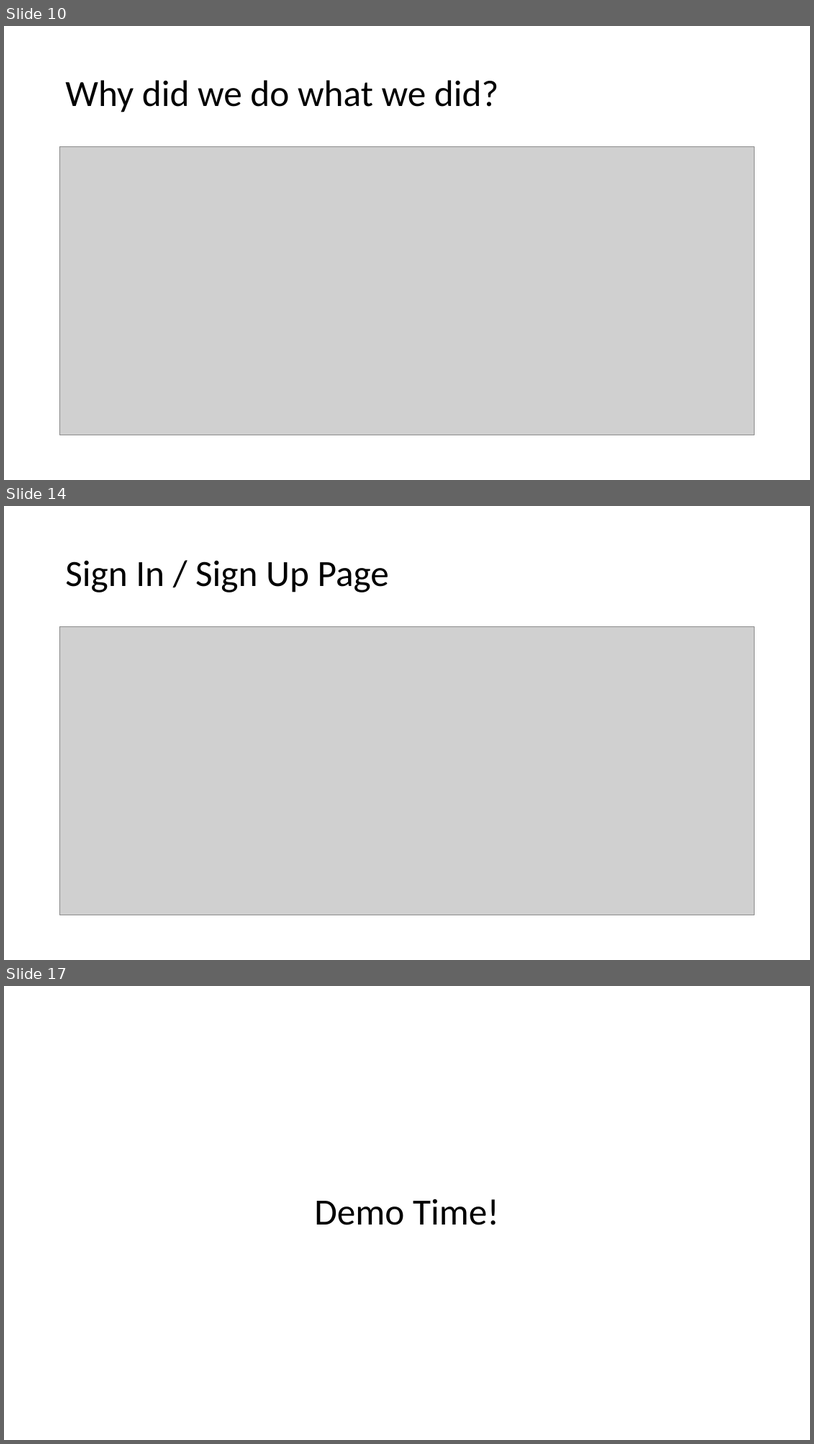
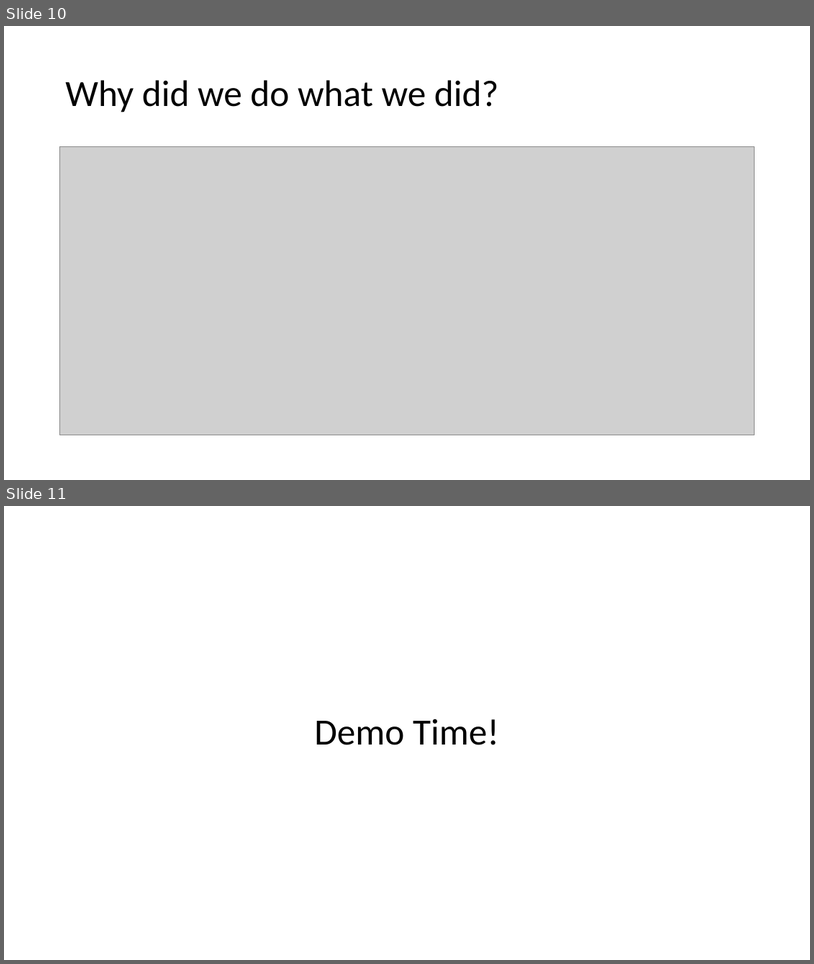
Before and after one commit to Jacobchapman99/ENSE-374-Group07-Project, a slide deck: Milestone4/Milestone 4.ppt. Shown one above the other, each under a label of ours: slides 10, 14 and 17 before the commit, slides 10 and 11 after it; the slides between them are not shown. The pictures are 814x1444 and 814x964 pixels, drawn with LibreOffice and Linux fonts; fonts in the diff are those of the drawing; grey boxes stand for pictures. Boxes give left, top, right and bottom in pixels: in the first picture for what was removed or moved away, otherwise in the second. Text is boxed around its words. In the diff, an @@ line names an element or a change of style, - is before the commit and + after.

```diff
--- a/Milestone4/Milestone 4.ppt
+++ b/Milestone4/Milestone 4.ppt
@@ slide 14 removed at [4,506,810,960], background #FFFFFF @@
@@ title removed at [65,560,389,592] @@
-Sign In / Sign Up Page
@@ picture removed at [59,627,755,915] @@
@@ what was slide 17 is now slide 11 @@
```
Also in this commit, not shown: 3 slides changed, 2 slides added, 7 other slides removed.
